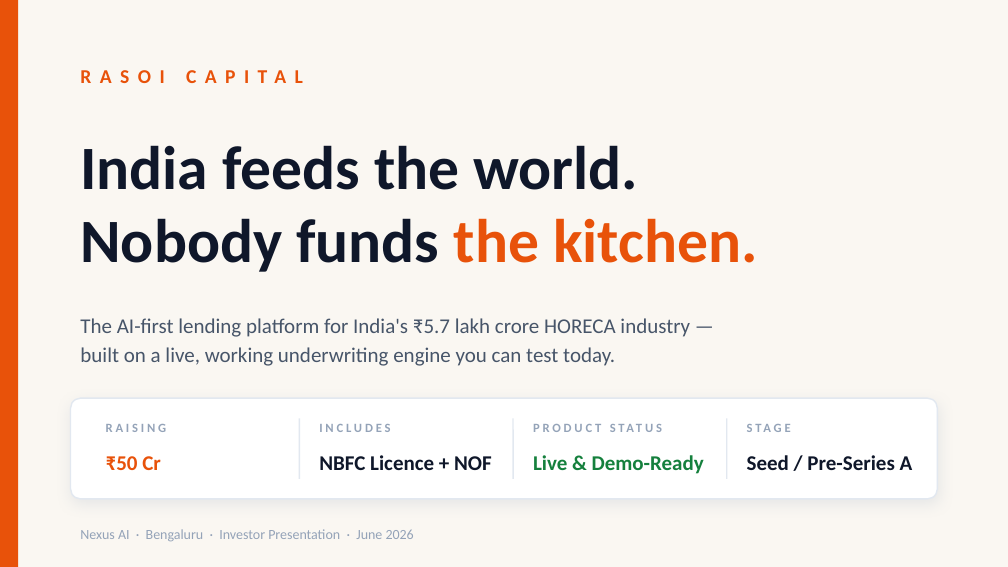
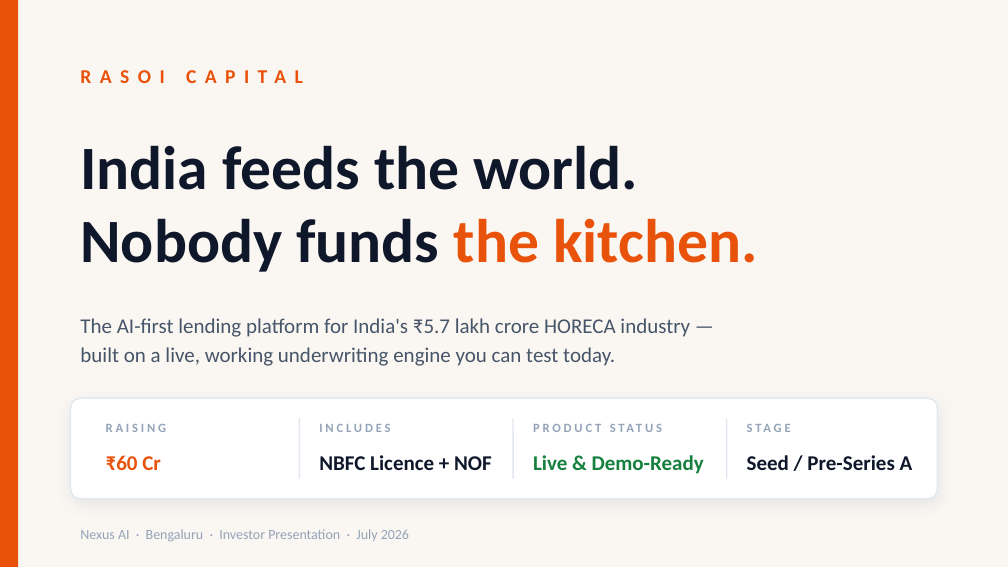
Before and after one commit to askgogo84/RasoiCapital, a slide deck: slide 1 of public/RasoiCapital_PitchDeck.pptx. Drawn at 1008x567 pixels with LibreOffice and Linux fonts; fonts in the diff are those of the drawing. Boxes give left, top, right and bottom in pixels: in the first picture for what was removed or moved away, otherwise in the second. Text is boxed around its words. In the diff, an @@ line names an element or a change of style, - is before the commit and + after.

```diff
--- a/public/RasoiCapital_PitchDeck.pptx
+++ b/public/RasoiCapital_PitchDeck.pptx
@@ text at [106,455,161,470]: text changed @@
-₹50 Cr
+₹60 Cr
@@ text at [80,529,409,541]: text changed @@
-Nexus AI · Bengaluru · Investor Presentation · June 2026
+Nexus AI · Bengaluru · Investor Presentation · July 2026
```
Also in this commit, not shown: 4 other slides changed.
